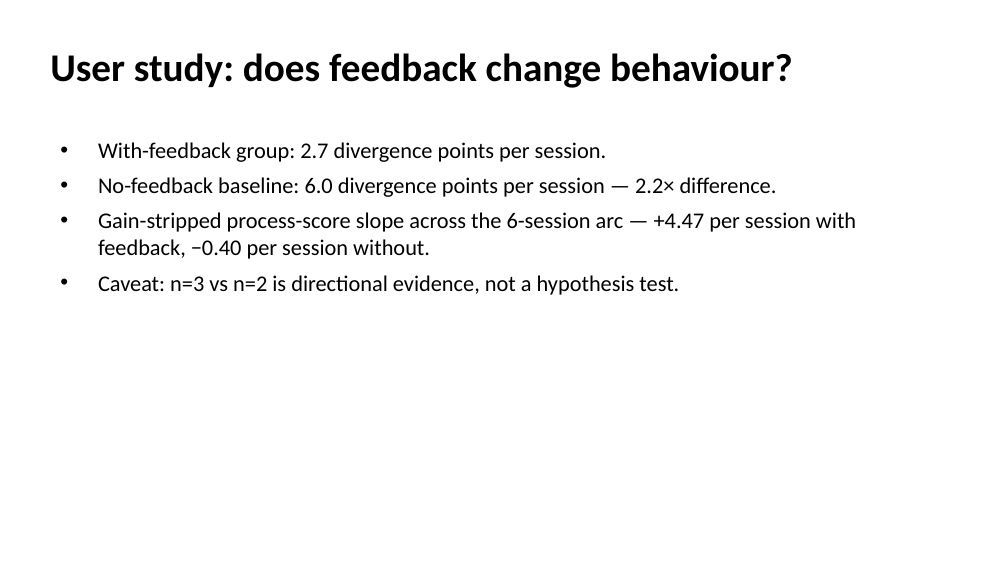
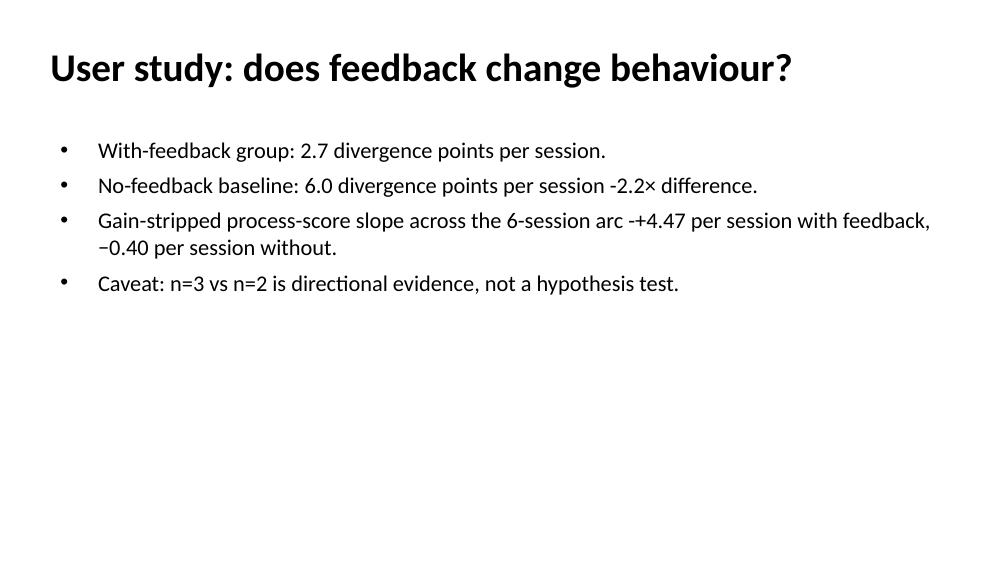
Before and after one commit to EthanHosier/fyp, a slide deck: slide 20 of presentation/slides.pptx (slide 17 before the commit). Drawn at 1008x567 pixels with LibreOffice and Linux fonts; fonts in the diff are those of the drawing. Boxes give left, top, right and bottom in pixels: in the first picture for what was removed or moved away, otherwise in the second. Text is boxed around its words. In the diff, an @@ line names an element or a change of style, - is before the commit and + after.

```diff
--- a/presentation/slides.pptx
+++ b/presentation/slides.pptx
@@ text at (98,177,931,259): text changed @@
-• No-feedback baseline: 6.0 divergence points per session — 2.2× difference.
-• Gain-stripped process-score slope across the 6-session arc — +4.47 per session with feedback, −0.40 per session without.
+• No-feedback baseline: 6.0 divergence points per session -2.2× difference.
+• Gain-stripped process-score slope across the 6-session arc -+4.47 per session with feedback, −0.40 per session without.
```
Also in this commit, not shown: 13 other slides changed, 5 slides added, 3 slides removed, 6 other files.
